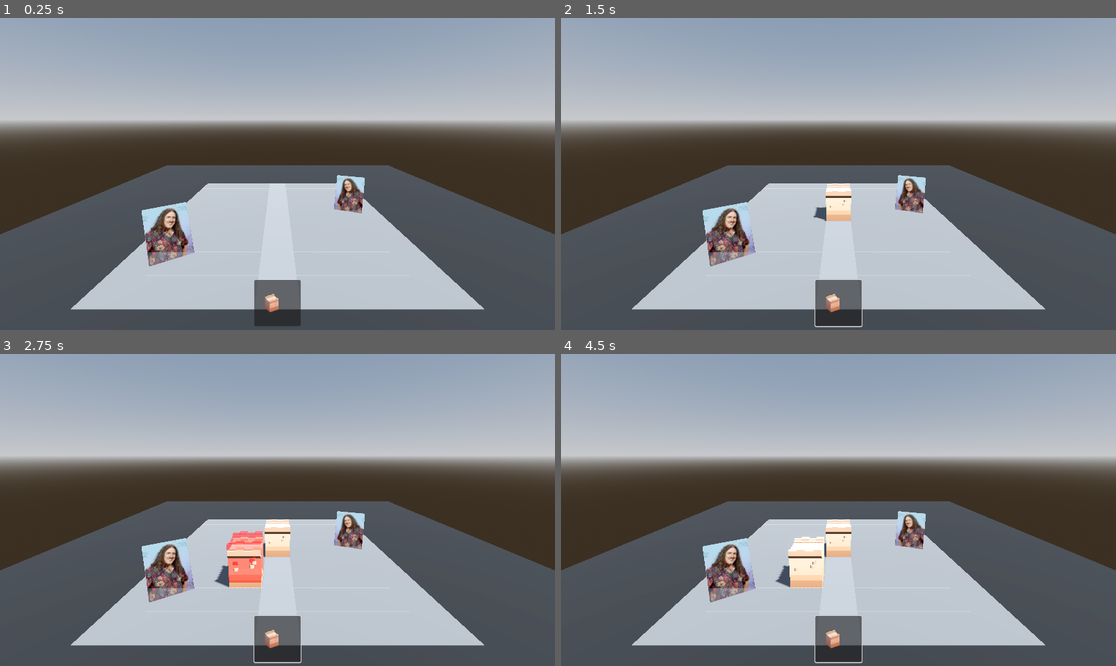
Above: before the commit, frames 1-4 (two rows, left to right).
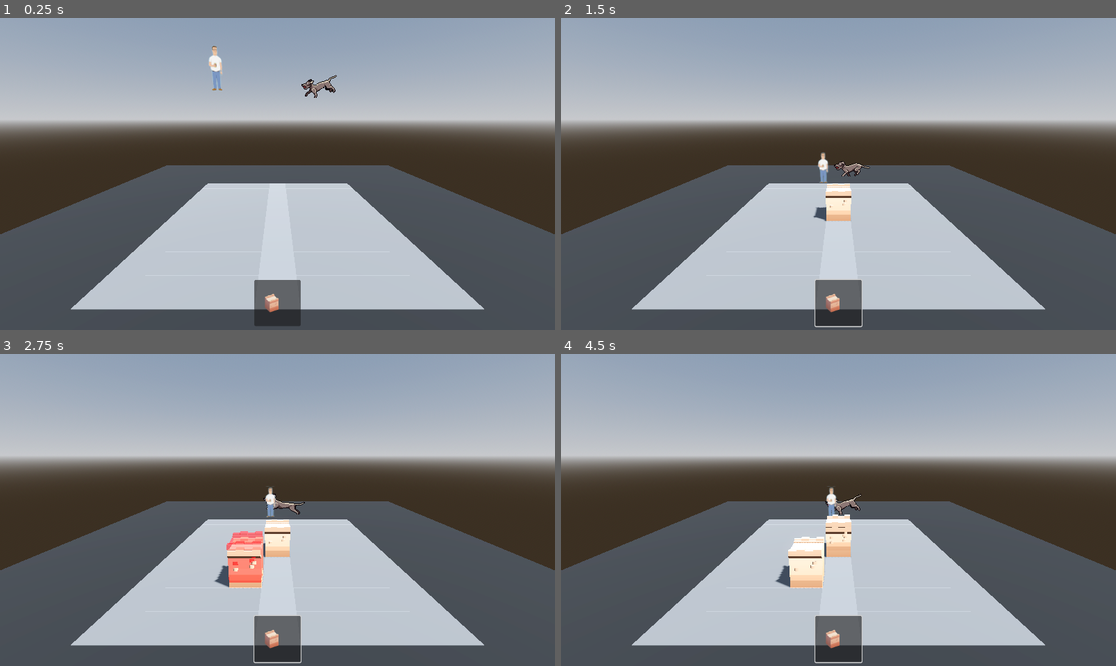
Above: after the commit, the same moments.

Repository: BattuKhann/CatDefense
Game: Godot game, scene res://Scenes/test_scene_sri.tscn
The game is run twice, just before and just after one commit, with the same random seed, the same clock (stepped at 60 frames per second) and the same inputs.
Inputs (mouse positions are in pixels of both pictures, inside the frame that each line leads up to):
- Up to frame 1 (0.25 s): no input
- Up to frame 2 (1.5 s): click (838, 301) at 0.5 s; tap Enter (ui_accept) at 1.25, 1.35 s; move the mouse to (960, 158) at 1.27 s; hold Right (ui_right) from 1.28 s (still down); click (960, 158) at 1.42 s
- Up to frame 3 (2.75 s): tap Enter (ui_accept) at 1.52, 1.82 s; release Right (ui_right) at 2 s; drag from (166, 525) to (249, 572) at 2.02 s
- Up to frame 4 (4.5 s): move the mouse to (894, 441) at 2.77 s; hold Right (ui_right) 2.78-3.5 s; tap Enter (ui_accept) at 2.85, 4.35 s; drag from (810, 572) to (672, 463) at 3.52 s; move the mouse to (1005, 556) at 4.27 s; hold Left (ui_left) from 4.28 s (still down)

The runs differ from the first frame. In frame 1, 2.3% of the frame differs, in the area x 25-66%, y 8-80%; in frame 2, 2.1%; in frame 3, 2.1%; in frame 4, 2.4%, in the area x 25-66%, y 42-80%.
Error after the commit: Invalid access to property or key 'tower' on a base object of type 'StaticBody3D'. (res://Scripts/placement_system.gd:75)

Commit message:
dog sprites + damage to node group
added dogs spritesheets and ai to make dogs follow nodes in tower groups

Diff:
--- /dev/null
+++ b/Scenes/cat_troop.tscn
@@ -0,0 +1,20 @@
+[gd_scene load_steps=4 format=3 uid="uid://cdgb7mofs4jyw"]
+
+[ext_resource type="Script" path="res://Scripts/cat_troop.gd" id="1_14can"]
+[ext_resource type="Texture2D" uid="uid://b61un3yhgxkr3" path="res://Assets/Testing_sprite/HankHill.png" id="2_bgs5i"]
+
+[sub_resource type="CapsuleShape3D" id="CapsuleShape3D_0ea0r"]
+
+[node name="CatTroop" type="CharacterBody3D"]
+script = ExtResource("1_14can")
+
+[node name="CollisionShape3D" type="CollisionShape3D" parent="."]
+shape = SubResource("CapsuleShape3D_0ea0r")
+
+[node name="Sprite3D" type="Sprite3D" parent="."]
+transform = Transform3D(0.2, 0, 0, 0, 0.2, 0, 0, 0, 0.2, 0, 0, 0)
+texture = ExtResource("2_bgs5i")
+
+[node name="NavigationAgent3D" type="NavigationAgent3D" parent="."]
+path_max_distance = 100.01
+height = 2.0
--- a/Scenes/doberman_enemy.tscn
+++ b/Scenes/doberman_enemy.tscn
@@ -1,19 +1,134 @@
-[gd_scene load_steps=4 format=3 uid="uid://ddcjw7yj3wj4t"]
+[gd_scene load_steps=19 format=3 uid="uid://ddcjw7yj3wj4t"]
 
 [ext_resource type="Script" path="res://Scripts/doberman_enemy.gd" id="1_yjlub"]
-[ext_resource type="Texture2D" uid="uid://dpmxfc06ekikk" path="res://Assets/Testing_sprite/weirdal.jpg" id="2_wf58g"]
+[ext_resource type="Texture2D" uid="uid://q713p5h7wbmu" path="res://Assets/Pixel Dogs-Sprites/Dogs-Remastered-01.png" id="2_63as6"]
 
 [sub_resource type="CapsuleShape3D" id="CapsuleShape3D_0ea0r"]
+
+[sub_resource type="AtlasTexture" id="AtlasTexture_qxwln"]
+atlas = ExtResource("2_63as6")
+region = Rect2(0, 0, 64, 48)
+
+[sub_resource type="AtlasTexture" id="AtlasTexture_pa11c"]
+atlas = ExtResource("2_63as6")
+region = Rect2(64, 0, 64, 48)
+
+[sub_resource type="AtlasTexture" id="AtlasTexture_10bsy"]
+atlas = ExtResource("2_63as6")
+region = Rect2(128, 0, 64, 48)
+
+[sub_resource type="AtlasTexture" id="AtlasTexture_ytatu"]
+atlas = ExtResource("2_63as6")
+region = Rect2(192, 0, 64, 48)
+
+[sub_resource type="AtlasTexture" id="AtlasTexture_oqrd4"]
+atlas = ExtResource("2_63as6")
+region = Rect2(256, 0, 64, 48)
+
+[sub_resource type="AtlasTexture" id="AtlasTexture_y8bcg"]
+atlas = ExtResource("2_63as6")
+region = Rect2(320, 0, 64, 48)
+
+[sub_resource type="AtlasTexture" id="AtlasTexture_cy5a8"]
+atlas = ExtResource("2_63as6")
+region = Rect2(0, 144, 64, 48)
+
+[sub_resource type="AtlasTexture" id="AtlasTexture_jcv6d"]
+atlas = ExtResource("2_63as6")
+region = Rect2(64, 144, 64, 48)
+
+[sub_resource type="AtlasTexture" id="AtlasTexture_svvof"]
+atlas = ExtResource("2_63as6")
+region = Rect2(128, 144, 64, 48)
+
+[sub_resource type="AtlasTexture" id="AtlasTexture_v88of"]
+atlas = ExtResource("2_63as6")
+region = Rect2(192, 144, 64, 48)
+
+[sub_resource type="AtlasTexture" id="AtlasTexture_8xq6e"]
+atlas = ExtResource("2_63as6")
+region = Rect2(256, 144, 64, 48)
+
+[sub_resource type="AtlasTexture" id="AtlasTexture_5dvsq"]
+atlas = ExtResource("2_63as6")
+region = Rect2(320, 144, 64, 48)
+
+[sub_resource type="AtlasTexture" id="AtlasTexture_ytuak"]
+atlas = ExtResource("2_63as6")
+region = Rect2(384, 144, 64, 48)
+
+[sub_resource type="AtlasTexture" id="AtlasTexture_de8ub"]
+atlas = ExtResource("2_63as6")
+region = Rect2(448, 144, 64, 48)
+
+[sub_resource type="SpriteFrames" id="SpriteFrames_d4h02"]
+animations = [{
+"frames": [{
+"duration": 1.0,
+"texture": SubResource("AtlasTexture_qxwln")
+}, {
+"duration": 1.0,
+"texture": SubResource("AtlasTexture_pa11c")
+}, {
+"duration": 1.0,
+"texture": SubResource("AtlasTexture_10bsy")
+}, {
+"duration": 1.0,
+"texture": SubResource("AtlasTexture_ytatu")
+}, {
+"duration": 1.0,
+"texture": SubResource("AtlasTexture_oqrd4")
+}, {
+"duration": 1.0,
+"texture": SubResource("AtlasTexture_y8bcg")
+}],
+"loop": true,
+"name": &"idle",
+"speed": 12.0
+}, {
+"frames": [{
+"duration": 1.0,
+"texture": SubResource("AtlasTexture_cy5a8")
+}, {
+"duration": 1.0,
+"texture": SubResource("AtlasTexture_jcv6d")
+}, {
+"duration": 1.0,
+"texture": SubResource("AtlasTexture_svvof")
+}, {
+"duration": 1.0,
+"texture": SubResource("AtlasTexture_v88of")
+}, {
+"duration": 1.0,
+"texture": SubResource("AtlasTexture_8xq6e")
+}, {
+"duration": 1.0,
+"texture": SubResource("AtlasTexture_5dvsq")
+}, {
+"duration": 1.0,
+"texture": SubResource("AtlasTexture_ytuak")
+}, {
+"duration": 1.0,
+"texture": SubResource("AtlasTexture_de8ub")
+}],
+"loop": true,
+"name": &"running",
+"speed": 15.0
+}]
 
 [node name="DobermanEnemy" type="CharacterBody3D"]
 script = ExtResource("1_yjlub")
 
 [node name="CollisionShape3D" type="CollisionShape3D" parent="."]
+transform = Transform3D(1, 0, 0, 0, 1, 0, 0, 0, 1, 0, 0.2, 0)
 shape = SubResource("CapsuleShape3D_0ea0r")
 
-[node name="Sprite3D" type="Sprite3D" parent="."]
-transform = Transform3D(0.5, 0, 0, 0, 0.5, 0, 0, 0, 0.5, 0, 0, 0)
-texture = ExtResource("2_wf58g")
+[node name="Sprite3D" type="AnimatedSprite3D" parent="."]
+transform = Transform3D(5, 0, 0, 0, 5, 0, 0, 0, 5, 0, 0.3, 0)
+texture_filter = 0
+sprite_frames = SubResource("SpriteFrames_d4h02")
+animation = &"running"
 
 [node name="NavigationAgent3D" type="NavigationAgent3D" parent="."]
+path_max_distance = 100.01
 height = 2.0
--- a/Scenes/test_scene_sri.tscn
+++ b/Scenes/test_scene_sri.tscn
@@ -6,6 +6,7 @@
 [ext_resource type="PackedScene" uid="uid://468xuqpurgrx" path="res://Scenes/GridSystem.tscn" id="4_k1ub5"]
 [ext_resource type="PackedScene" uid="uid://bbyxxwc60hi4w" path="res://Scenes/CatRegiment.tscn" id="5_qi2vj"]
 [ext_resource type="PackedScene" uid="uid://ddcjw7yj3wj4t" path="res://Scenes/doberman_enemy.tscn" id="6_0c6lx"]
+[ext_resource type="PackedScene" uid="uid://cdgb7mofs4jyw" path="res://Scenes/cat_troop.tscn" id="7_0hsem"]
 
 [sub_resource type="ProceduralSkyMaterial" id="ProceduralSkyMaterial_sk0j4"]
 sky_horizon_color = Color(0.64625, 0.65575, 0.67075, 1)
@@ -21,9 +22,9 @@
 glow_enabled = true
 
 [sub_resource type="NavigationMesh" id="NavigationMesh_ihpe8"]
-vertices = PackedVector3Array(-9.5, 0.1, -9.5, -9.5, 0.1, 9.5, 9.5, 0.1, 9.5, 9.5, 0.1, -9.5)
+vertices = PackedVector3Array(-9.5, 0.2, -9.5, -9.5, 0.2, 9.5, 9.5, 0.2, 9.5, 9.5, 0.2, -9.5)
 polygons = [PackedInt32Array(3, 2, 0), PackedInt32Array(0, 2, 1)]
-cell_height = 0.05
+cell_height = 0.1
 agent_height = 2.0
 
 [sub_resource type="StandardMaterial3D" id="StandardMaterial3D_j7khn"]
@@ -32,6 +33,8 @@
 [sub_resource type="PlaneMesh" id="PlaneMesh_evq3w"]
 material = SubResource("StandardMaterial3D_j7khn")
 size = Vector2(20, 20)
+
+[sub_resource type="BoxShape3D" id="BoxShape3D_577my"]
 
 [node name="TestScene" type="Node3D"]
 
@@ -62,13 +65,19 @@
 mesh = SubResource("PlaneMesh_evq3w")
 skeleton = NodePath("../..")
 
+[node name="StaticBody3D" type="StaticBody3D" parent="NavigationRegion3D"]
+transform = Transform3D(20, 0, 0, 0, 1, 0, 0, 0, 20, 0, -0.5, 0)
+
+[node name="CollisionShape3D" type="CollisionShape3D" parent="NavigationRegion3D/StaticBody3D"]
+shape = SubResource("BoxShape3D_577my")
+
 [node name="PlacementSystem" parent="." instance=ExtResource("2_tduuc")]
 transform = Transform3D(1, 0, 1.77636e-14, 0, 1, 4.44089e-15, -1.06581e-14, -2.66454e-15, 1, 2.38419e-06, 2.14577e-06, 1.13687e-13)
 
 [node name="TestingNode" type="Node3D" parent="."]
 
-[node name="DobermanEnemy" parent="TestingNode" instance=ExtResource("6_0c6lx")]
-transform = Transform3D(1, 0, 0, 0, 1, 0, 0, 0, 1, 0, 1, -3)
+[node name="DobermanEnemy" parent="TestingNode" groups=["enemy"] instance=ExtResource("6_0c6lx")]
+transform = Transform3D(1, 0, 0, 0, 1, 0, 0, 0, 1, -8, 7, -3)
 
-[node name="DobermanEnemy2" parent="TestingNode" instance=ExtResource("6_0c6lx")]
-transform = Transform3D(1, 0, 0, 0, 1, 0, 0, 0, 1, 3, 1, 3)
+[node name="CatTroop" parent="TestingNode" groups=["tower"] instance=ExtResource("7_0hsem")]
+transform = Transform3D(1, 0, 0, 0, 1, 0, 0, 0, 1, -3, 7, 3)
--- /dev/null
+++ b/Scripts/cat_troop.gd
@@ -0,0 +1,141 @@
+extends CharacterBody3D
+
+const SPEED = 2.0
+const ACCEL = 8
+
+@export var DAMAGE = 50
+@export var camera3d: Camera3D
+@export var health = 100
+
+@export var damage: int = 10  # Damage dealt by this enemy
+@export var attack_range: float = 10.0  # Range within which the enemy will attack
+@export var attack_interval: float = 2.0  # Time between consecutive attacks
+
+var attack_timer = 0.0  # Tracks time since last attack
+
+@onready var navigation_agent_3d = $NavigationAgent3D
+@onready var sprite3d = $Sprite3D
+
+
+var target: Node3D = null
+
+func findCam():
+	camera3d = get_tree().root.find_child("MainCamera", true, false)
+
+
+
+func hurt(damage):
+	health -= damage
+
+func isDead():
+	return health <= 0
+
+func _ready():
+	# Find the nearest object in the group "targets" and set it as the target
+	find_target()
+	camera3d = get_node_or_null("../MainCamera")
+
+	if camera3d:
+		print("found camera")
+	else:
+		findCam()
+
+func find_target():
+	# Get the nearest object in the group "targets"
+	var nearest_distance = 1000
+	var nearest_target = null
+
+	for member in get_tree().get_nodes_in_group("enemy"):
+		if member is Node3D:
+			var distance = global_transform.origin.distance_to(member.global_transform.origin)
+			if distance < nearest_distance:
+				nearest_distance = distance
+				nearest_target = member
+
+	target = nearest_target
+	if target:
+		navigation_agent_3d.target_position = target.global_transform.origin
+
+func _process(delta):
+	attack_timer += delta
+	if attack_timer >= attack_interval:
+		attack_timer = 0.0
+		hurt_nearby_characters()
+
+func gethealth():
+	return health
+
+func hurt_nearby_characters():
+	# Find all children of the root node
+	var root = get_tree().root
+	var characters_in_range = []
+
+	for child in root.get_children():
+		# Check if the child is a CharacterBody3D and not itself
+		if child is CharacterBody3D and child != self:
+			# Calculate the distance to the child
+			var distance = global_transform.origin.distance_to(child.global_transform.origin)
+			if distance <= attack_range:
+				characters_in_range.append(child)
+
+	for char in characters_in_range:
+		if char.has_method("hurt"):
+			char.hurt(damage)
+
+func _physics_process(delta):
+	print("troop hp: ")
+	print(self.health)
+	rotateSprite()
+
+	if not is_on_floor():
+		velocity += get_gravity() * delta
+
+	if isDead():
+		queue_free()
+
+	if target:
+		# Update the NavigationAgent3D's target position if the target moves
+		navigation_agent_3d.target_position = target.global_transform.origin
+
+		# Calculate the next path position to move toward
+		var next_position = navigation_agent_3d.get_next_path_position()
+		var direction = (next_position - global_transform.origin).normalized()
+
+		var distance = global_transform.origin.distance_to(target.global_transform.origin)
+		if distance < 10:
+			velocity.x = move_toward(velocity.x, 0, ACCEL * delta)
+			velocity.z = move_toward(velocity.z, 0, ACCEL * delta)
+			move_and_slide()
+
+		# Apply movement
+		velocity.x = direction.x * SPEED
+		velocity.z = direction.z * SPEED
+
+		move_and_slide()
+	else:
+		# If no target, stop movement
+		velocity.x = move_toward(velocity.x, 0, ACCEL * delta)
+		velocity.z = move_toward(velocity.z, 0, ACCEL * delta)
+		find_target()
+		move_and_slide()
+
+func _on_Target_exited():
+	# Re-evaluate the target when the current target exits the group or becomes unreachable
+	find_target()
+
+func rotateSprite():
+	if not camera3d:
+		return  # Ensure nodes are valid before proceeding
+
+	# Get the direction vector from the sprite to the camera
+	var to_camera = (camera3d.global_transform.origin - global_transform.origin).normalized()
+
+	# Preserve the sprite's current X rotation (pitch)
+	var current_pitch = rotation.x
+	# Calculate the yaw (Y-axis rotation) to face the camera
+	var target_yaw = atan2(to_camera.x, to_camera.z)
+	# Apply the calculated yaw while locking the pitch
+	rotation_degrees = Vector3(rad_to_deg(current_pitch), rad_to_deg(target_yaw), 0)
+	# Optionally handle horizontal flipping based on the camera's relative position
+	var right_dot = to_camera.dot(camera3d.transform.basis.x)
+	sprite3d.flip_h = right_dot < 0
--- a/Scripts/doberman_enemy.gd
+++ b/Scripts/doberman_enemy.gd
@@ -3,19 +3,36 @@
 const SPEED = 2.0
 const ACCEL = 8
 
-@export var DAMAGE = 50
+@export var DAMAGE = 10
 @export var camera3d: Camera3D
+@export var health = 100
+
+@export var damage: int = 10  # Damage dealt by this enemy
+@export var attack_range: float = 15.0  # Range within which the enemy will attack
+@export var attack_interval: float = 5.0  # Time between consecutive attacks
+
+var attack_timer = 0.0  # Tracks time since last attack
 
 @onready var navigation_agent_3d = $NavigationAgent3D
 @onready var sprite3d = $Sprite3D
+
+var root
+var characters_in_range = []
 
 var target: Node3D = null
 
 func findCam():
 	camera3d = get_tree().root.find_child("MainCamera", true, false)
 
+func hurt(damage: int):
+	health -= damage
+
+func isDead():
+	return health <= 0
+
 func _ready():
 	# Find the nearest object in the group "targets" and set it as the target
+	root = get_tree().root
 	find_target()
 	camera3d = get_node_or_null("../MainCamera")
 
@@ -25,25 +42,69 @@
 		findCam()
 
 func find_target():
-	# Get the nearest object in the group "targets"
+	# Get the nearest object in the group "troop"
 	var nearest_distance = 1000
 	var nearest_target = null
 
-	for member in get_tree().get_nodes_in_group("target"):
-		if member is Node3D:
+	for member in get_tree().get_nodes_in_group("tower"):
+		# Ensure the member is a valid Node3D and not this object
+		if is_instance_valid(member) and member is Node3D and member != self:
 			var distance = global_transform.origin.distance_to(member.global_transform.origin)
 			if distance < nearest_distance:
 				nearest_distance = distance
 				nearest_target = member
 
+	# Set the nearest target
+	if is_instance_valid(target):
+		# Disconnect from the previous target if it exists
+		target.disconnect("tree_exited", Callable(self, "_on_target_exited"))
+
 	target = nearest_target
-	if target:
+
+	if is_instance_valid(target):
+		# Connect to the target's tree_exited signal
+		target.connect("tree_exited", Callable(self, "_on_target_exited"))
 		navigation_agent_3d.target_position = target.global_transform.origin
+	else:
+		print("No valid target found.")
+
+# Called when the current target is removed from the scene
+func _on_target_exited():
+	print("Target exited the scene.")
+	target = null
+
+func _process(delta):
+	attack_timer += delta
+	if attack_timer >= attack_interval:
+		attack_timer = 0.0
+		hurt_nearby_characters()
+
+func hurt_nearby_characters():
+	for char in characters_in_range:
+		char.hurt(DAMAGE)
 
 func _physics_process(delta):
 	rotateSprite()
 
+	for child in get_tree().get_nodes_in_group("tower"):
+		if child != self:
+			# Calculate distance
+			var distance = global_transform.origin.distance_to(child.global_transform.origin)
+
+			if distance <= attack_range:
+				characters_in_range.append(child)
+
+	#for i in characters_in_range:
+		#print(i)
+
+	if not is_on_floor():
+		velocity += get_gravity() * delta
+
+	if isDead():
+		queue_free()
+
 	if target:
+		sprite3d.play("running")
 		# Update the NavigationAgent3D's target position if the target moves
 		navigation_agent_3d.target_position = target.global_transform.origin
 
@@ -52,7 +113,7 @@
 		var direction = (next_position - global_transform.origin).normalized()
 
 		var distance = global_transform.origin.distance_to(target.global_transform.origin)
-		if distance < 10:
+		if distance < 15:
 			velocity.x = move_toward(velocity.x, 0, ACCEL * delta)
 			velocity.z = move_toward(velocity.z, 0, ACCEL * delta)
 			move_and_slide()
@@ -62,12 +123,9 @@
 		velocity.z = direction.z * SPEED
 
 		move_and_slide()
-
-		# Recalculate the target if it's too far or unreachable
-		if navigation_agent_3d.path_empty():
-			find_target()
 	else:
 		# If no target, stop movement
+		sprite3d.play("idle")
 		velocity.x = move_toward(velocity.x, 0, ACCEL * delta)
 		velocity.z = move_toward(velocity.z, 0, ACCEL * delta)
 		move_and_slide()
@@ -77,13 +135,18 @@
 	find_target()
 
 func rotateSprite():
-	# Get the direction vector from the camera to the CharacterBody3D (parent)
-	var to_character = global_transform.origin - camera3d.global_transform.origin
-	# Project the direction vector onto the camera's right vector
-	var right_dot = to_character.dot(camera3d.transform.basis.x)
+	if not camera3d:
+		return  # Ensure nodes are valid before proceeding
 
-	# Flip the sprite based on whether the character is left or right of the camera
-	sprite3d.flip_h = right_dot < 0
+	# Get the direction vector from the sprite to the camera
+	var to_camera = (camera3d.global_transform.origin - global_transform.origin).normalized()
 
-	# Align the sprite to face the camera
-	look_at(camera3d.global_transform.origin, Vector3.UP)
+	# Preserve the sprite's current X rotation (pitch)
+	var current_pitch = rotation.x
+	# Calculate the yaw (Y-axis rotation) to face the camera
+	var target_yaw = atan2(to_camera.x, to_camera.z)
+	# Apply the calculated yaw while locking the pitch
+	rotation_degrees = Vector3(rad_to_deg(current_pitch), rad_to_deg(target_yaw), 0)
+	# Optionally handle horizontal flipping based on the camera's relative position
+	var right_dot = to_camera.dot(camera3d.transform.basis.x)
+	sprite3d.flip_h = right_dot > 0
--- /dev/null
+++ b/Scripts/test_trrop.gd
@@ -0,0 +1,28 @@
+extends CharacterBody3D
+
+
+const SPEED = 5.0
+const JUMP_VELOCITY = 4.5
+
+
+func _physics_process(delta):
+	# Add the gravity.
+	if not is_on_floor():
+		velocity += get_gravity() * delta
+
+	# Handle jump.
+	if Input.is_action_just_pressed("ui_accept") and is_on_floor():
+		velocity.y = JUMP_VELOCITY
+
+	# Get the input direction and handle the movement/deceleration.
+	# As good practice, you should replace UI actions with custom gameplay actions.
+	var input_dir = Input.get_vector("ui_left", "ui_right", "ui_up", "ui_down")
+	var direction = (transform.basis * Vector3(input_dir.x, 0, input_dir.y)).normalized()
+	if direction:
+		velocity.x = direction.x * SPEED
+		velocity.z = direction.z * SPEED
+	else:
+		velocity.x = move_toward(velocity.x, 0, SPEED)
+		velocity.z = move_toward(velocity.z, 0, SPEED)
+
+	move_and_slide()
--- a/project.godot
+++ b/project.godot
@@ -18,3 +18,8 @@
 [dotnet]
 
 project/assembly_name="CatKingdom"
+
+[global_group]
+
+enemy="dog enemy group"
+tower="cat troop"
Binary file added: Assets/Pixel Dogs-Sprites/Dogs-Remastered-00.png
Not shown, added: Assets/Pixel Dogs-Sprites/Dogs-Remastered-00.png.import
Binary file added: Assets/Pixel Dogs-Sprites/Dogs-Remastered-01.png
Not shown, added: Assets/Pixel Dogs-Sprites/Dogs-Remastered-01.png.import
Binary file added: Assets/Pixel Dogs-Sprites/Dogs-Remastered-02.png
Not shown, added: Assets/Pixel Dogs-Sprites/Dogs-Remastered-02.png.import
Binary file added: Assets/Pixel Dogs-Sprites/Dogs-Remastered-03.png
Not shown, added: Assets/Pixel Dogs-Sprites/Dogs-Remastered-03.png.import
Binary file added: Assets/Pixel Dogs-Sprites/Dogs-Remastered-04.png
Not shown, added: Assets/Pixel Dogs-Sprites/Dogs-Remastered-04.png.import
Binary file added: Assets/Pixel Dogs-Sprites/Dogs-Remastered-05.png
Not shown, added: Assets/Pixel Dogs-Sprites/Dogs-Remastered-05.png.import
(and 39 more such lines)
